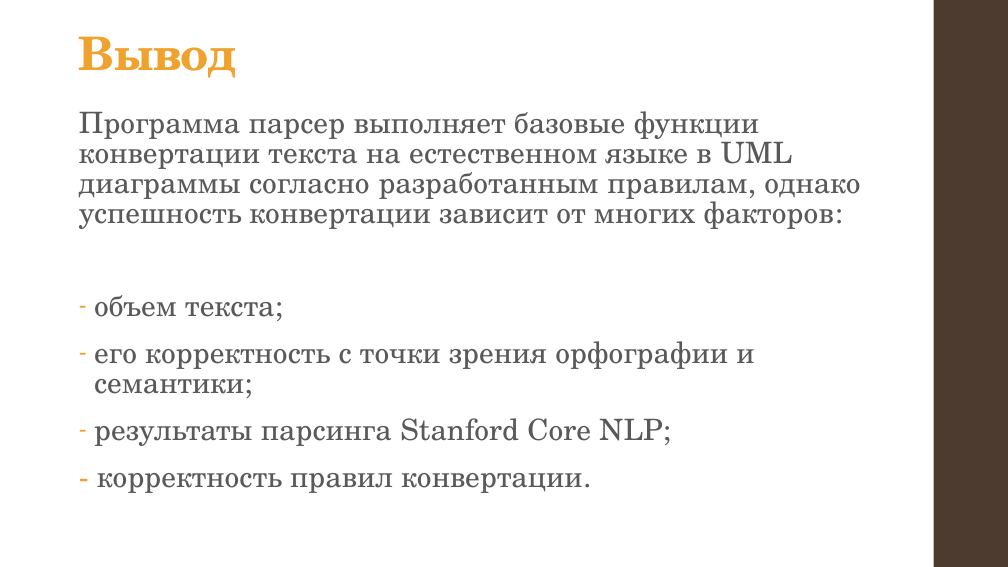
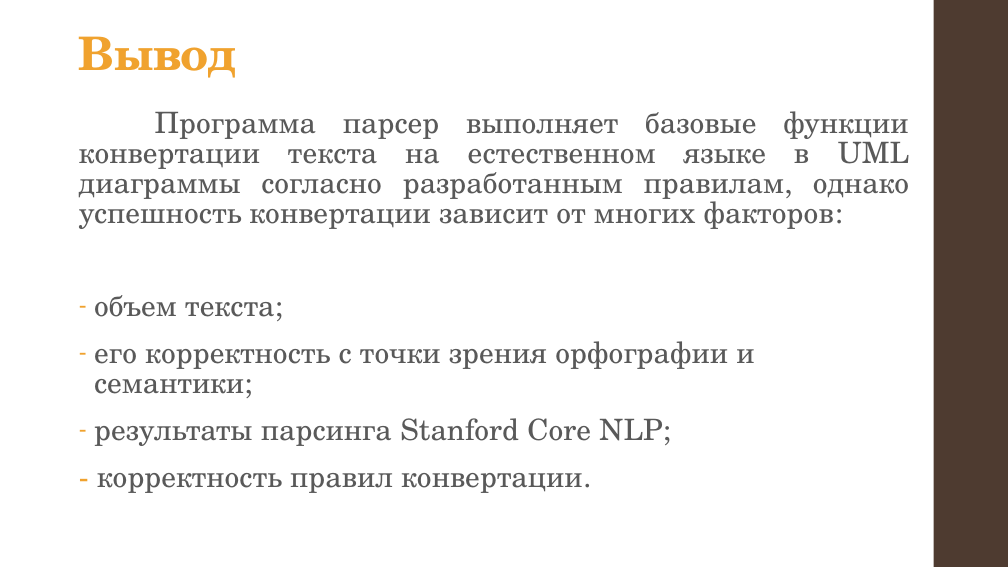
Before and after one commit to alexnodejs/onto-diploma, a slide deck: slide 20 of presentation/Moiseyenko_presentation.pptx. Drawn at 1008x567 pixels with LibreOffice and Linux fonts; fonts in the diff are those of the drawing. Boxes give left, top, right and bottom in pixels: in the first picture for what was removed or moved away, otherwise in the second. Text is boxed around its words. In the diff, an @@ line names an element or a change of style, - is before the commit and + after.

```diff
--- a/presentation/Moiseyenko_presentation.pptx
+++ b/presentation/Moiseyenko_presentation.pptx
@@ text at bbox=[79, 111, 909, 229]: alignment left to justified @@
```
Also in this commit, not shown: 2 other slides changed, 1 other file.
